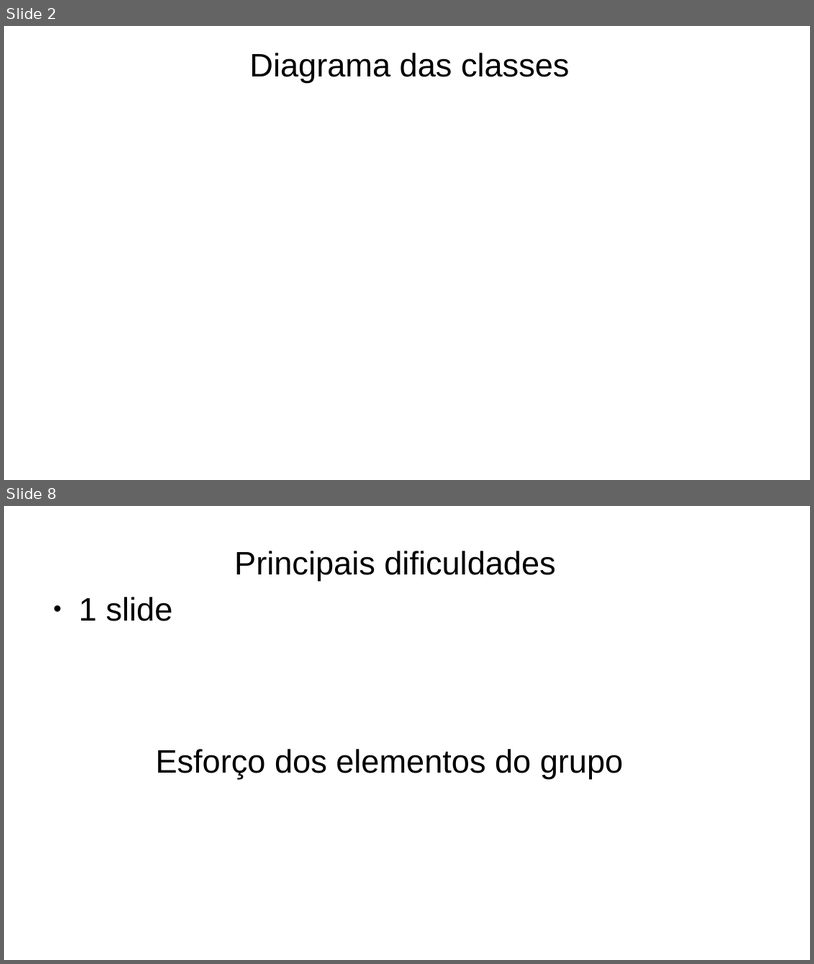
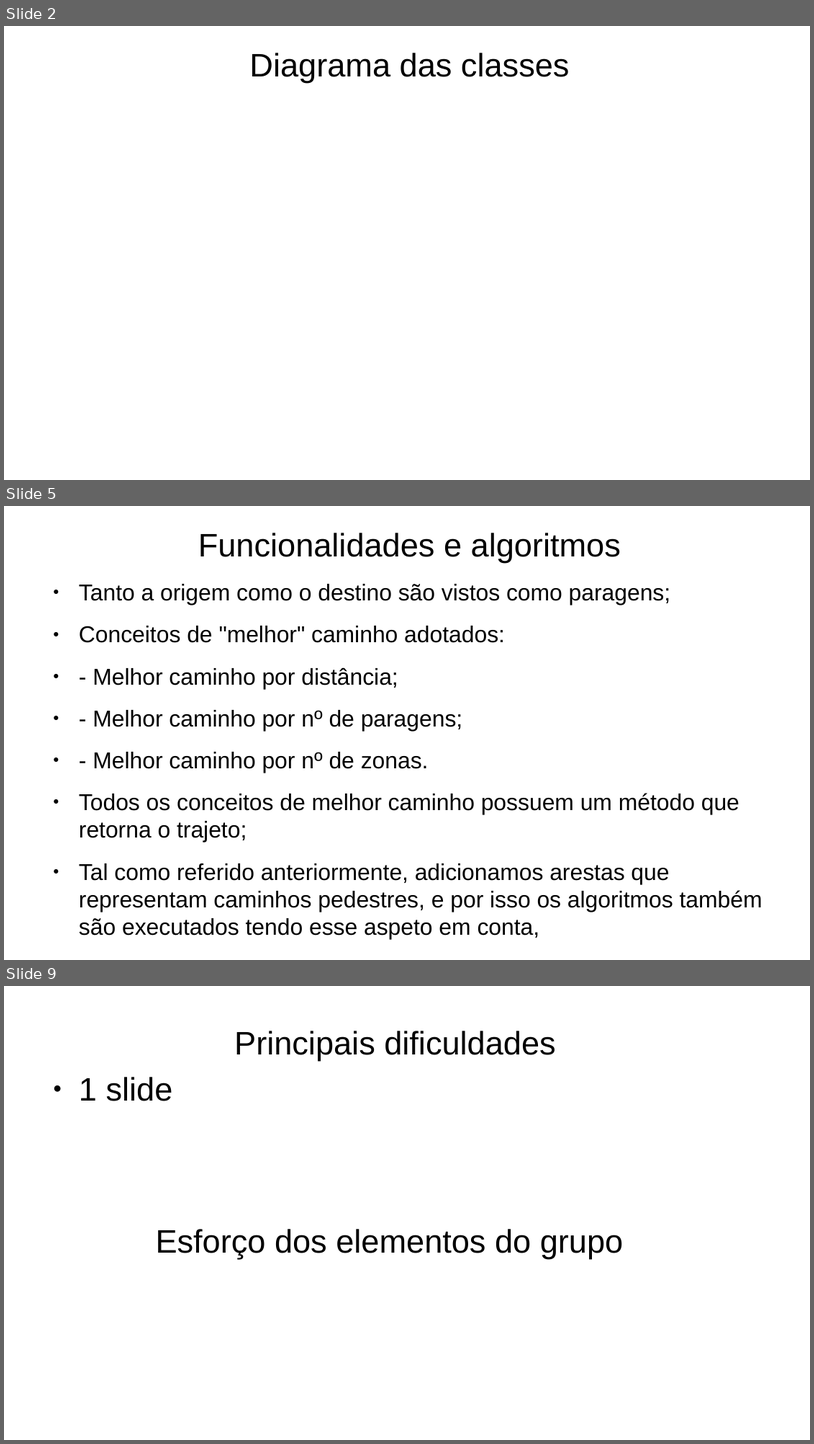
Before and after one commit to Naapperas/feup-aed-proj2, a slide deck: Apresentação.pptx. Shown one above the other, each under a label of ours: slides 2 and 8 before the commit, slides 2, 5 and 9 after it; the slides between them are not shown. The pictures are 814x964 and 814x1444 pixels, drawn with LibreOffice and Linux fonts; fonts in the diff are those of the drawing. Boxes give left, top, right and bottom in pixels: in the first picture for what was removed or moved away, otherwise in the second. Text is boxed around its words. In the diff, an @@ line names an element or a change of style, - is before the commit and + after.

```diff
--- a/Apresentação.pptx
+++ b/Apresentação.pptx
@@ slide 5 added at (4,506,810,960), background #FFFFFF @@
@@ text added at (198,533,621,563), 32 pt, text #000000 @@
+Funcionalidades e algoritmos
@@ text added at (79,584,763,935), 22.6 pt, text #000000 @@
+● Tanto a origem como o destino são vistos como paragens;
+● Conceitos de "melhor" caminho adotados:
+● - Melhor caminho por distância;
+● - Melhor caminho por nº de paragens;
+● - Melhor caminho por nº de zonas.
+● Todos os conceitos de melhor caminho possuem um método que retorna o trajeto;
+● Tal como referido anteriormente, adicionamos arestas que representam caminhos pedestres, e por isso os algoritmos também são executados tendo esse aspeto em conta,
@@ what was slide 8 is now slide 9 @@
```
Also in this commit, not shown: 3 slides changed, 1 other slide added, 1 slide removed.
